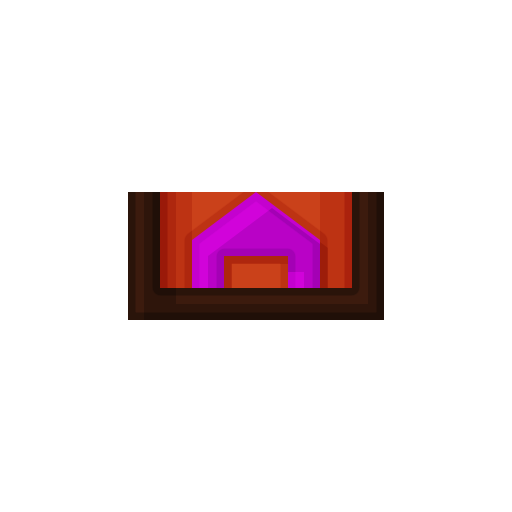
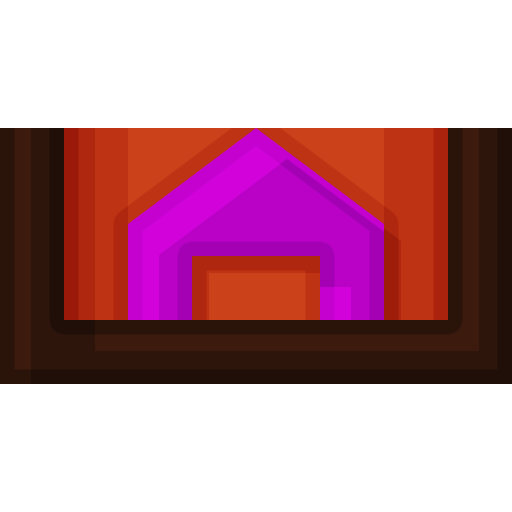
Layered file, before and after one edit (w=512, h=512). Changes by layer:
painted on "Shape 1 copy" over bbox(128, 128, 384, 384)
painted on "Rectangle 1" over bbox(0, 128, 512, 384)
painted on "Rectangle 4" over bbox(64, 128, 448, 384)
painted on "Rectangle 2 copy" over bbox(64, 128, 448, 384)
